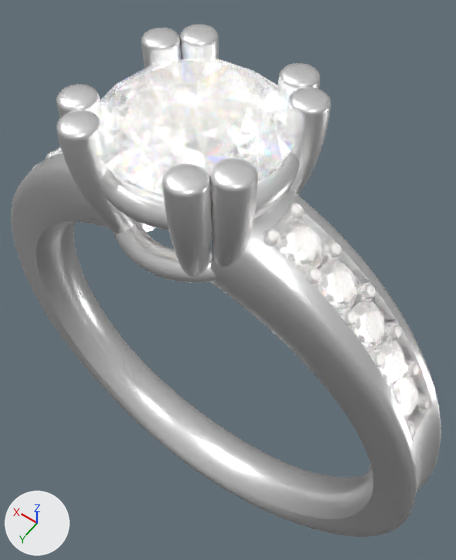
The glTF model scene2.gltf: old version first, new version second.
Before and after are seen from a camera (50 mm lens) standing at (-7.86, 9.46, 20.79) and looking at (0.26, -1.9, 2.94). Every picture has the same lights, and +X, +Y and +Z are marked at lower left. Where no turn or scale is listed for an object, it has been applied to the vertices.

The scene before the commit, as lines of its bpy script (objects in view):
```python
mat_base2 = principled_material('Base2')
mat_base2.base_color = (1.0, 1.0, 1.0)  # white #ffffff
mat_base2.metallic = 1.0
mat_base2.roughness = 0.35
me_perfectdiamondring = bpy.data.meshes.new('perfectDiamondRing')
me_perfectdiamondring.from_pydata(...)  # 41158 vertices, 81901 faces; spans x -8.8..8.8, y -2.9..2.6, z -8.5..11.9
# faces by material slot: [28002, 53899]
me_perfectdiamondring.materials.append(mat_base2)  # white #ffffff
me_perfectdiamondring.materials.append(mat_diamond2)
ob_perfectdiamondring = bpy.data.objects.new('perfectDiamondRing', me_perfectdiamondring)
ob_perfectdiamondring.location = (0.0, 0.0, 0.0)
```
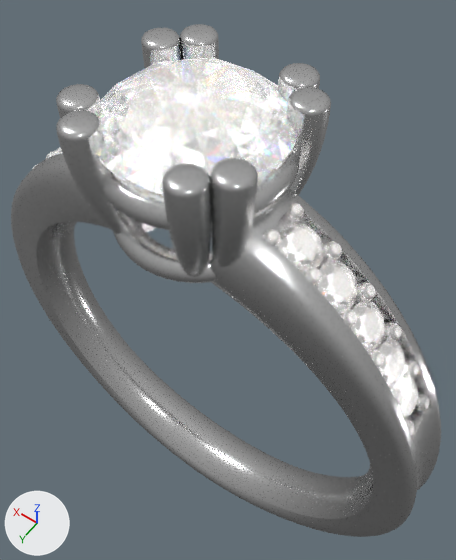
Boxes (x1, y1, x2, y2) around the edits, measured in the pictures (456 x 560 px):
'perfectDiamondRing', recoloured, surface changed: (11, 24, 441, 537) in both

The change, as a diff of the scene's bpy script:
```diff
--- a/scene2.gltf.py
+++ b/scene2.gltf.py
@@ mat_base2 @@
 mat_base2 = principled_material('Base2')
-mat_base2.base_color = (1.0, 1.0, 1.0)  # white #ffffff
+mat_base2.base_color = (0.689, 0.689, 0.689)  # light grey #d8d8d8
 mat_base2.metallic = 1.0
-mat_base2.roughness = 0.35
+mat_base2.roughness = 0.225
```
